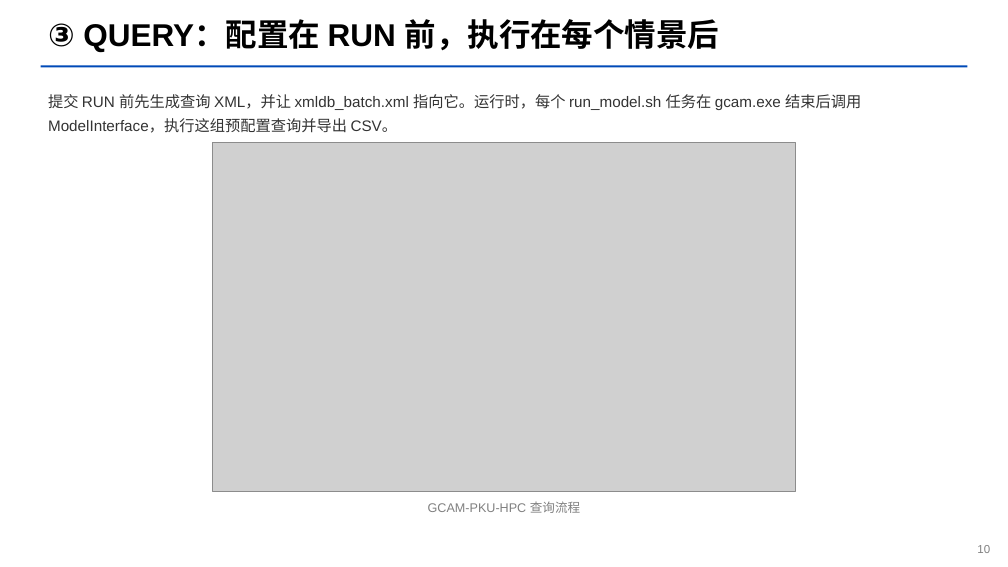
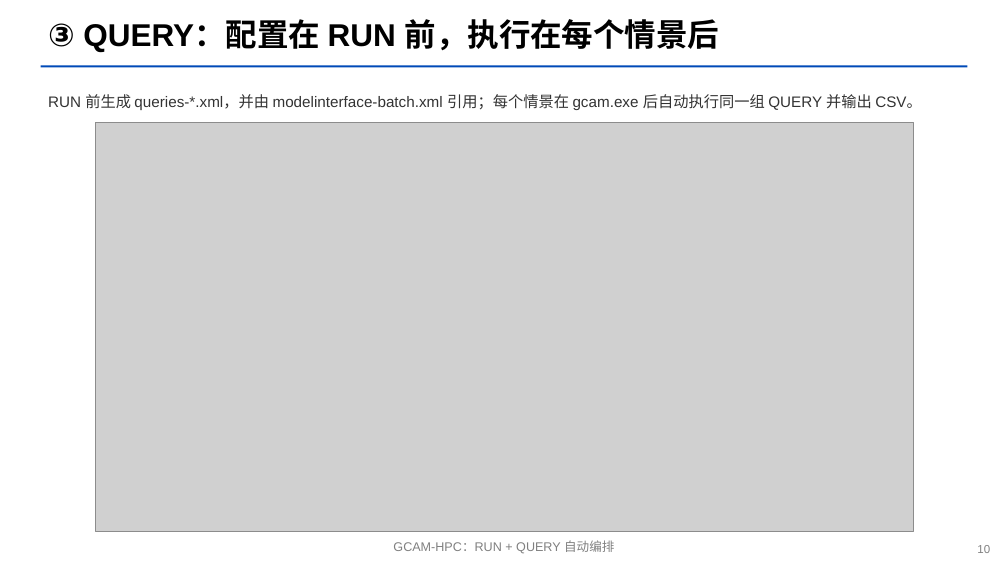
Before and after one commit to jerrysong0128/gcam-hpc-PKU, a slide deck: slide 10 of asset/tutorial/gcam-hpc-tutorial.pptx. Drawn at 1008x567 pixels with LibreOffice and Linux fonts; fonts in the diff are those of the drawing; grey boxes stand for pictures. Boxes give left, top, right and bottom in pixels: in the first picture for what was removed or moved away, otherwise in the second. Text is boxed around its words. In the diff, an @@ line names an element or a change of style, - is before the commit and + after.

```diff
--- a/asset/tutorial/gcam-hpc-tutorial.pptx
+++ b/asset/tutorial/gcam-hpc-tutorial.pptx
@@ text at (48,94,922,110): text changed @@
-提交 RUN 前先生成查询 XML，并让 xmldb_batch.xml 指向它。运行时，每个 run_model.sh 任务在 gcam.exe 结束后调用 ModelInterface，执行这组预配置查询并导出 CSV。
+RUN 前生成 queries-*.xml，并由 modelinterface-batch.xml 引用；每个情景在 gcam.exe 后自动执行同一组 QUERY 并输出 CSV。
@@ picture: place and size @@
-picture at (212,142,796,491)
+picture at (95,122,914,531)
@@ text at (393,540,614,553): text changed @@
-GCAM-PKU-HPC 查询流程
+GCAM-HPC：RUN + QUERY 自动编排
```
Also in this commit, not shown: 10 other slides changed.
